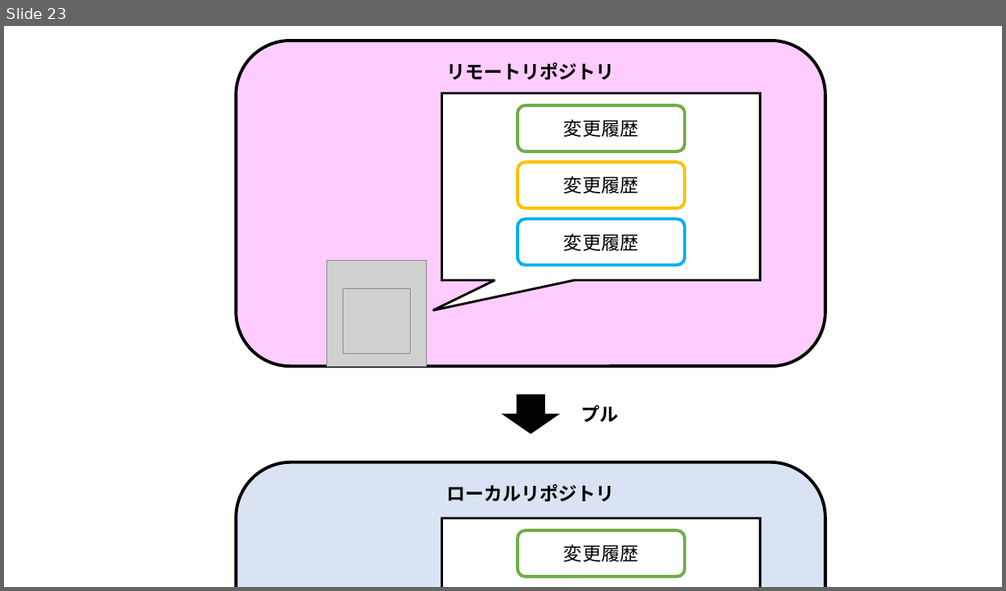
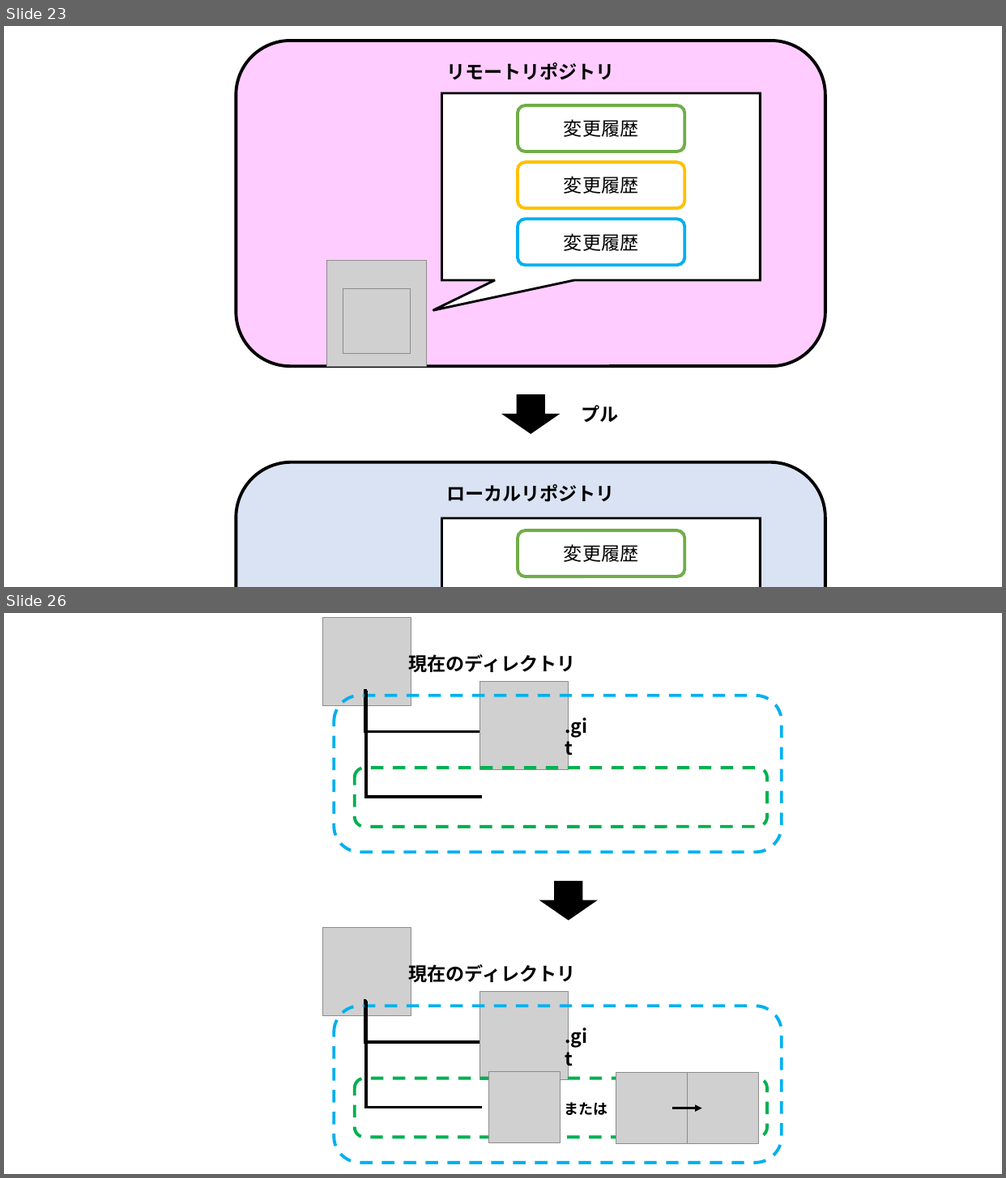
Before and after one commit to nishida2073/ai_navive, a slide deck: 01_テキスト/Git入門_図.pptx. Shown one above the other, each under a label of ours: slide 23 before the commit, slides 23 and 26 after it; the slides between them are not shown. The pictures are 1006x591 and 1006x1178 pixels, drawn with LibreOffice and Linux fonts; fonts in the diff are those of the drawing; grey boxes stand for pictures; background and template pictures are left out. Boxes give left, top, right and bottom in pixels: in the first picture for what was removed or moved away, otherwise in the second. Text is boxed around its words. In the diff, an @@ line names an element or a change of style, - is before the commit and + after.

```diff
--- a/01_テキスト/Git入門_図.pptx
+++ b/01_テキスト/Git入門_図.pptx
@@ slide 26 added at [4, 613, 1002, 1174], background #FFFFFF @@
@@ picture added at [323, 618, 411, 706] @@
@@ text added at [409, 651, 576, 675], 18 pt, text #000000, bold @@
+現在のディレクトリ
@@ picture added at [480, 681, 569, 769] @@
@@ rounded rectangle added at [334, 696, 782, 852], outline #00B0F0 3 pt dashed @@
@@ elbow line added from (365, 691) to (481, 732), #000000 3 pt @@
@@ elbow line added from (366, 691) to (482, 797), #000000 3 pt @@
@@ text added at [557, 710, 602, 740], 18 pt, text #000000, bold @@
+.git
@@ rounded rectangle added at [355, 768, 767, 827], outline #00B050 3 pt dashed @@
@@ right arrow added at [540, 881, 596, 919], fill #000000, outline #000000 1 pt @@
@@ picture added at [323, 928, 411, 1016] @@
@@ text added at [409, 962, 576, 986], 18 pt, text #000000, bold @@
+現在のディレクトリ
@@ picture added at [480, 992, 569, 1080] @@
@@ rounded rectangle added at [334, 1006, 782, 1162], outline #00B0F0 3 pt dashed @@
@@ elbow line added from (365, 1002) to (481, 1043), #000000 3 pt @@
@@ elbow line added from (366, 1002) to (482, 1108), #000000 3 pt @@
@@ text added at [557, 1022, 602, 1052], 18 pt, text #000000, bold @@
+.git
@@ picture added at [488, 1072, 560, 1143] @@
@@ picture added at [616, 1072, 687, 1144] @@
@@ picture added at [688, 1072, 759, 1144] @@
@@ rounded rectangle added at [355, 1079, 767, 1138], outline #00B050 3 pt dashed @@
@@ text added at [564, 1102, 607, 1115], 14 pt, text #000000, bold @@
+または
@@ arrow added from (672, 1109) to (702, 1109), #000000 2.25 pt @@
```
Also in this commit, not shown: 3 slides changed, 6 other slides added, 1 other file.
